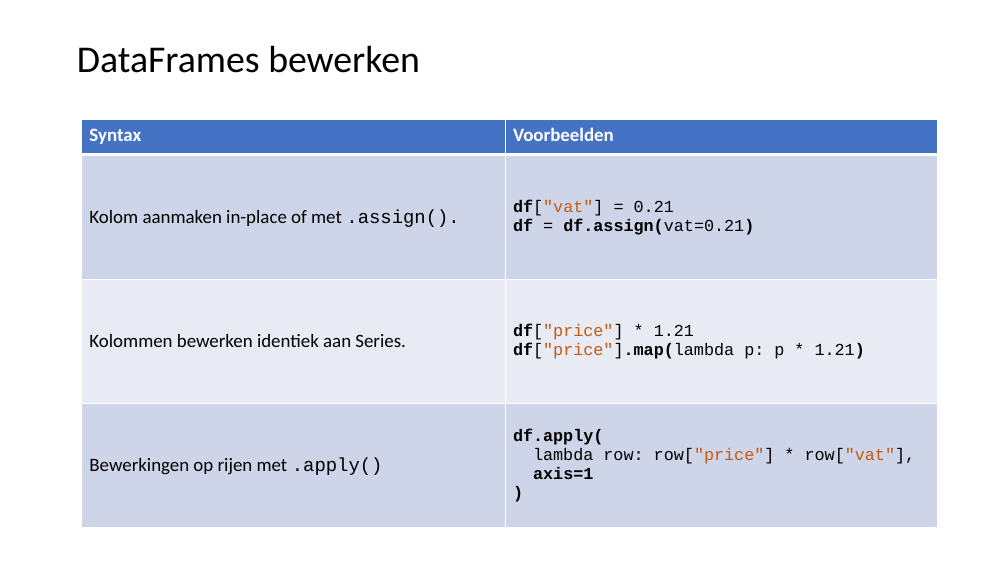
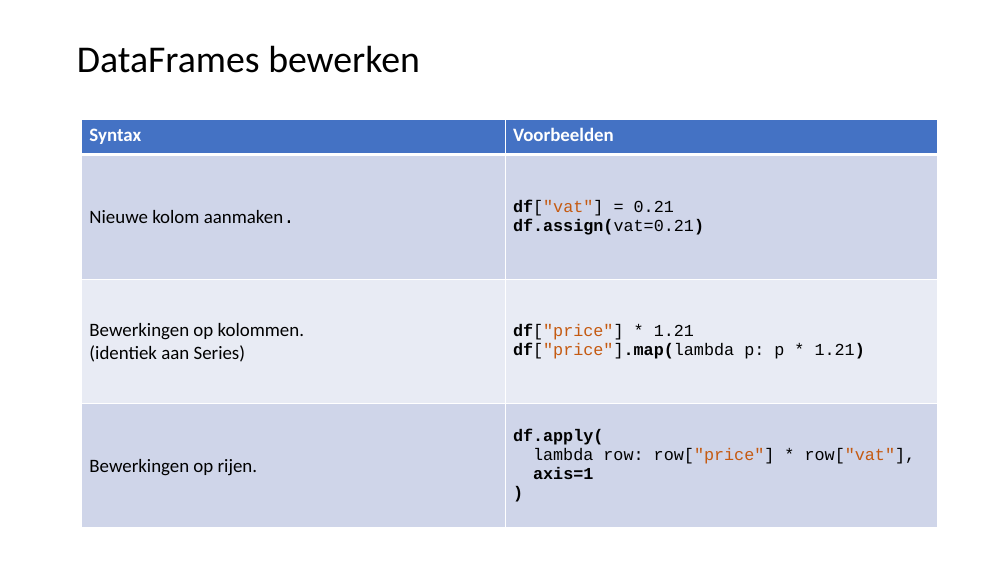
Before and after one commit to LFKoning/knowledge-sharing, a slide deck: slide 12 of python_course/3_pandas_plotting/python_cursus_3.pptx (slide 13 before the commit). Drawn at 1008x567 pixels with LibreOffice and Linux fonts; fonts in the diff are those of the drawing. Boxes give left, top, right and bottom in pixels: in the first picture for what was removed or moved away, otherwise in the second. Text is boxed around its words. In the diff, an @@ line names an element or a change of style, - is before the commit and + after.

```diff
--- a/python_course/3_pandas_plotting/python_cursus_3.pptx
+++ b/python_course/3_pandas_plotting/python_cursus_3.pptx
@@ table at (x1=82, y1=120, x2=937, y2=529) @@
-row 2, column 1: Kolom aanmaken in-place of met .assign().
+row 2, column 1: Nieuwe kolom aanmaken.
@@ row 2, column 2: "df["vat"] = 0.21 / df = df.assign(vat=0.21)" to "df["vat"] = 0.21 / df.assign(vat=0.21)" @@
-row 3, column 1: Kolommen bewerken identiek aan Series.
+row 3, column 1: Bewerkingen op kolommen. / (identiek aan Series)
-row 4, column 1: Bewerkingen op rijen met .apply()
+row 4, column 1: Bewerkingen op rijen.
```
Also in this commit, not shown: 12 other slides changed, 1 slide removed.
